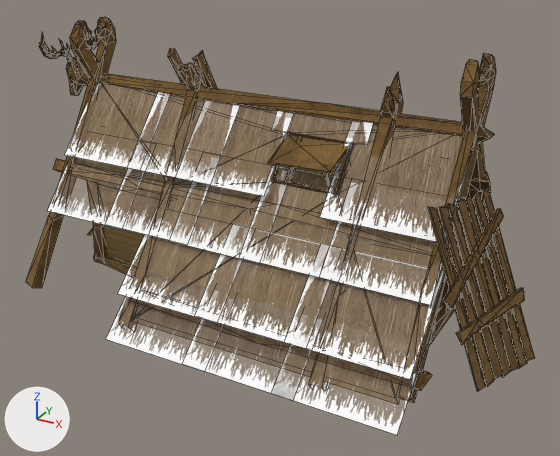
The FBX model PrefabPack(.fbx)/Houses/House_three.fbx as it was, and as the next commit left it.
One viewpoint serves both versions: a camera (50 mm lens) standing at (13.9, -24.6, 10.6) and looking at (0.8, -0.8, -1.3). The lights are fixed; the arrows at lower left show +X, +Y and +Z. Mesh edges are drawn as thin lines.

Before the edit, the objects in view are built like this:
```python
me_cube_068 = bpy.data.meshes.new('Cube.068')
me_cube_068.from_pydata(...)  # 9 vertices, 4 faces; spans x -1.22..1.43, y -1.59..1.46, z -1.16..1.02
me_cube_068.materials.append(mat_material_019)  # picture img_атласик_png
me_cylinder_001 = bpy.data.meshes.new('Cylinder.001')
me_cylinder_001.from_pydata(...)  # 1148 vertices, 1731 faces; spans x -8.0..12.6, y -5.3..5.4, z -5.9..4.5
me_cylinder_001.materials.append(mat_material_019)  # picture img_атласик_png
me_cylinder_005 = bpy.data.meshes.new('Cylinder.005')
me_cylinder_005.from_pydata(...)  # 48 vertices, 42 faces; spans x -8.0..7.7, y -4.8..5.5, z -3.9..3.7
me_cylinder_005.materials.append(mat_material_019)  # picture img_атласик_png
me_без_имени_1_205 = bpy.data.meshes.new('Без имени-1.205')
me_без_имени_1_205.from_pydata(...)  # 148 vertices, 37 faces; spans x -8.5..7.7, y -6.8..5.7, z -4.5..4.1
me_без_имени_1_205.materials.append(mat_без_имени_1)
ob_балки_002 = bpy.data.objects.new('балки.002', me_cylinder_001)
ob_балки_002.location = (-1.87, -0.25, 1.23)
ob_без_имени_1_133 = bpy.data.objects.new('Без имени-1.133', me_без_имени_1_205)
ob_без_имени_1_133.location = (0.17, 0.35, -0.56)
ob_корпус = bpy.data.objects.new('корпус', me_cylinder_005)
ob_корпус.location = (-0.16, -0.64, -0.23)
ob_стекло = bpy.data.objects.new('стекло', me_cube_068)
ob_стекло.location = (2.35, -0.33, 2.11)
```
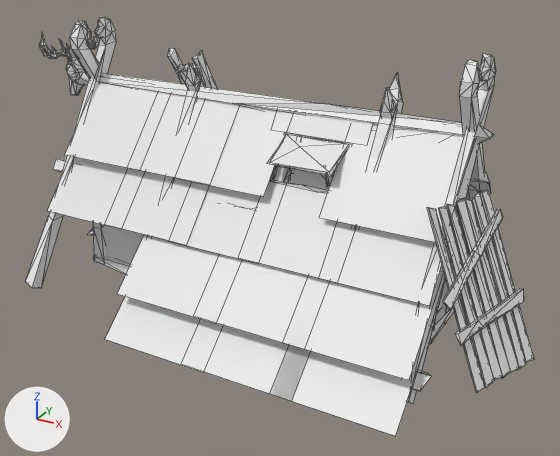
The newer file is also turned or shifted as a whole; pictures and numbers use the older file's frame.

Where the change shows, as pixel boxes (x1, y1, x2, y2) in the pictures (560 x 456 px):
'Без имени-1.133', recoloured: (47, 82, 472, 436) in both
'корпус', recoloured (brown to grey): (76, 84, 470, 405) in both
'балки.002', recoloured (brown to grey): (25, 17, 535, 404) in both

What changed in the scene script:
```text
Change me_cylinder_001:
    where me_cylinder_001.from_pydata(...)  # 1148 vertices, 1731 faces; spans x -8.0..12.6, y -5.3..5.4, z -5.9..4.5
    remove me_cylinder_001.materials.append(mat_material_019)  # picture img_атласик_png
Change me_cylinder_005:
    where me_cylinder_005.from_pydata(...)  # 48 vertices, 42 faces; spans x -8.0..7.7, y -4.8..5.5, z -3.9..3.7
    remove me_cylinder_005.materials.append(mat_material_019)  # picture img_атласик_png
Change me_без_имени_1_205:
    where me_без_имени_1_205.from_pydata(...)  # 148 vertices, 37 faces; spans x -8.5..7.7, y -6.8..5.7, z -4.5..4.1
    remove me_без_имени_1_205.materials.append(mat_без_имени_1)
```
